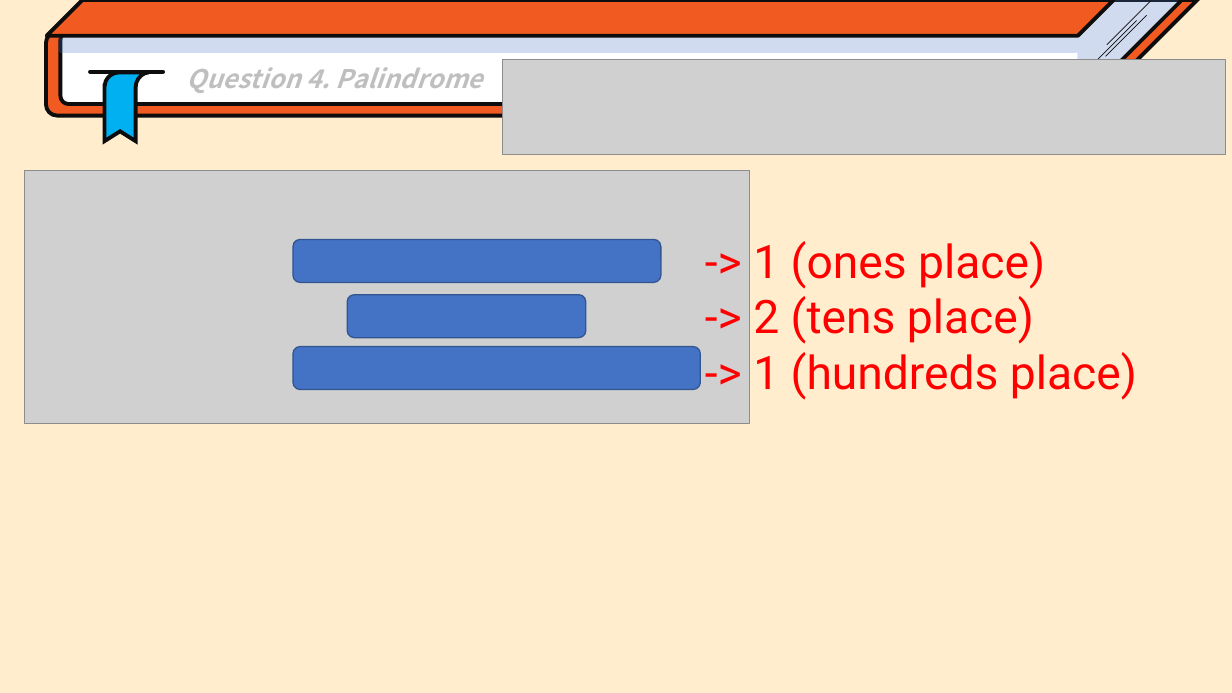
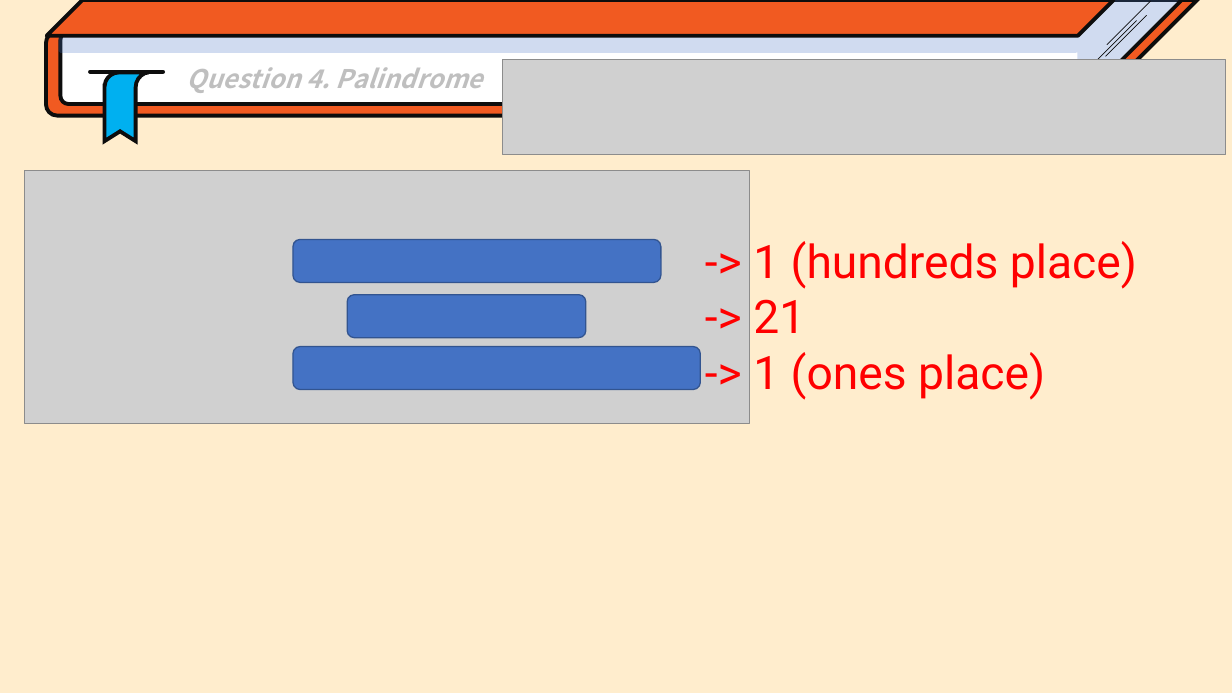
Before and after one commit to Park-Minjoo/ObjectOrientedProgramming_2023_JIU, a slide deck: slide 26 of Practice/Chap3/Chap3_If-statement.pptx. Drawn at 1232x693 pixels with LibreOffice and Linux fonts; fonts in the diff are those of the drawing; grey boxes stand for pictures. Boxes give left, top, right and bottom in pixels: in the first picture for what was removed or moved away, otherwise in the second. Text is boxed around its words. In the diff, an @@ line names an element or a change of style, - is before the commit and + after.

Commit message:
[UPDATE] ppt

```diff
--- a/Practice/Chap3/Chap3_If-statement.pptx
+++ b/Practice/Chap3/Chap3_If-statement.pptx
@@ text at [753,241,1137,333]: paragraphs added @@
+-> 1 (hundreds place)
+-> 21
@@ text at [753,296,1137,400]: paragraphs removed @@
--> 2 (tens place)
--> 1 (hundreds place)
```
Also in this commit, not shown: 1 other file.
